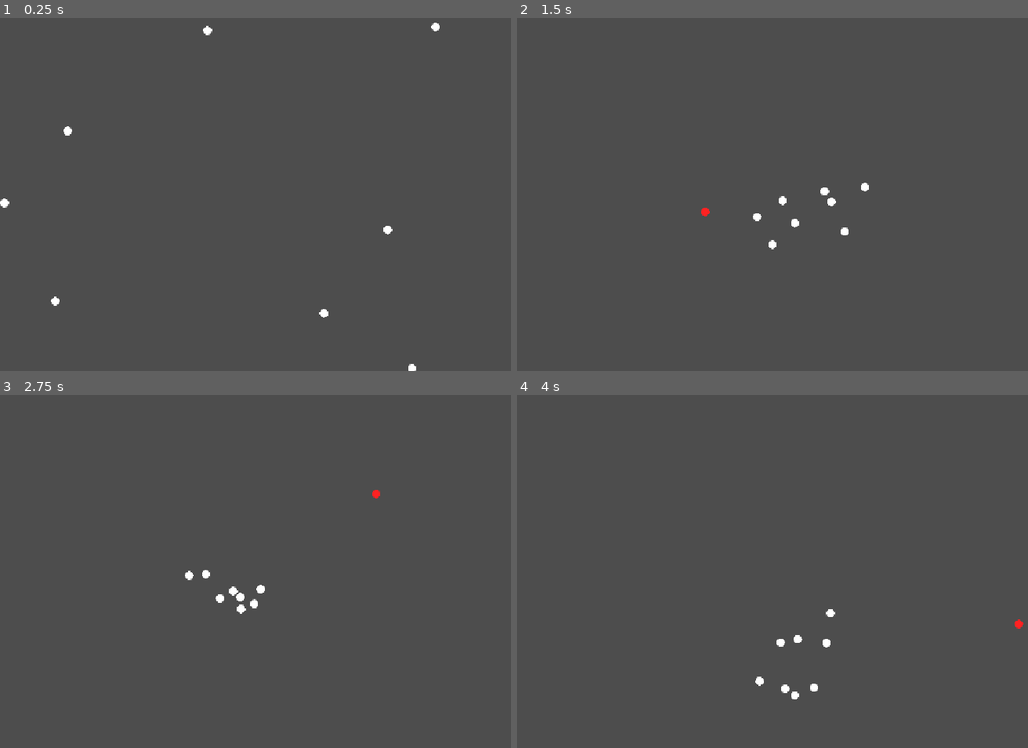
Above: before the commit, frames 1-4 (two rows, left to right).
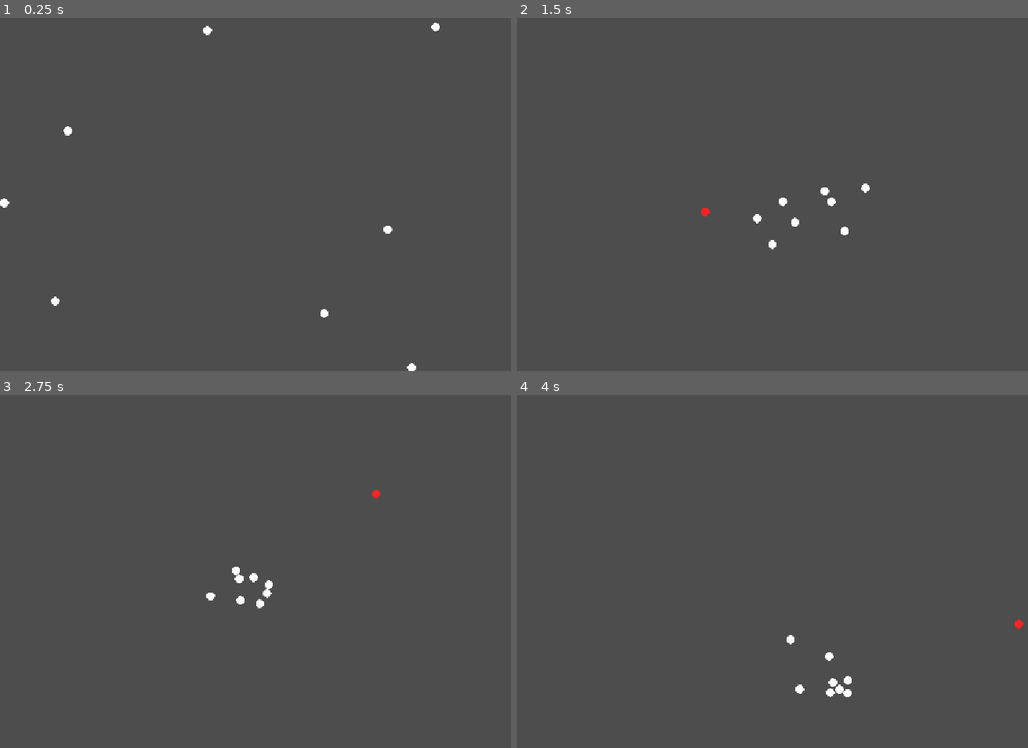
Above: after the commit, the same moments.

Repository: eni-school-project/particle-swarm-optimization
Game: Godot game, scene res://main.tscn
The game is run twice, just before and just after one commit, with the same random seed, the same clock (stepped at 60 frames per second) and the same inputs.
Inputs (mouse positions are in pixels of both pictures, inside the frame that each line leads up to):
- Up to frame 1 (0.25 s): no input
- Up to frame 2 (1.5 s): click (828, 194) at 0.67 s; move the mouse to (706, 212) at 1.27 s; click (706, 212) at 1.42 s
- Up to frame 3 (2.75 s): move the mouse to (378, 493) at 2.02 s; click (378, 493) at 2.17 s
- Up to frame 4 (4 s): move the mouse to (798, 642) at 2.77 s; click (798, 642) at 2.92 s; move the mouse to (1017, 624) at 3.52 s; click (1017, 624) at 3.67 s

The runs differ from the first frame. In frame 1, less than 0.1% of the frame differs, in the area x 0-86%, y 1-100%; in frame 2, less than 0.1%; in frame 3, 0.5%; in frame 4, 0.5%, in the area x 46-66%, y 60-87%.

Commit message:
Feat : remove target when right-clicked and reset the pso

Diff:
--- a/scripts/menu.gd
+++ b/scripts/menu.gd
@@ -36,6 +36,8 @@
 				particles.push_back(node as Particle)
 
 		pso(particles, delta)
+	else:
+		reset_pso()
 
 
 func generate_particles() -> void:
@@ -46,7 +48,7 @@
 			randf_range(0.0, screen_size.y)
 		)
 
-		var speed: float = randf_range(10.0, 30.0)
+		var speed: float = randf_range(10.0, 20.0)
 		var angle: float = randf() * TAU
 		particle.velocity = Vector2.from_angle(angle) * speed
 
@@ -88,8 +90,8 @@
 
 
 func _on_area_2d_input_event(_viewport: Node, event: InputEvent, _shape_idx: int) -> void:
-	if event is InputEventMouseButton \
-		and event.button_index == MOUSE_BUTTON_LEFT \
+	if event is InputEventMouseButton:
+		if event.button_index == MOUSE_BUTTON_LEFT \
 		and event.pressed:
 			if (not get_tree().has_group("target")):
 				var target: Area2D = target_scene.instantiate()
@@ -101,3 +103,7 @@
 				var target: Area2D = get_tree().get_first_node_in_group("target") as Area2D
 				target.global_position = get_global_mouse_position()
 				reset_pso()
+
+		elif event.button_index == MOUSE_BUTTON_RIGHT and event.pressed:
+			var target: Area2D = get_tree().get_first_node_in_group("target") as Area2D
+			remove_child(target)
